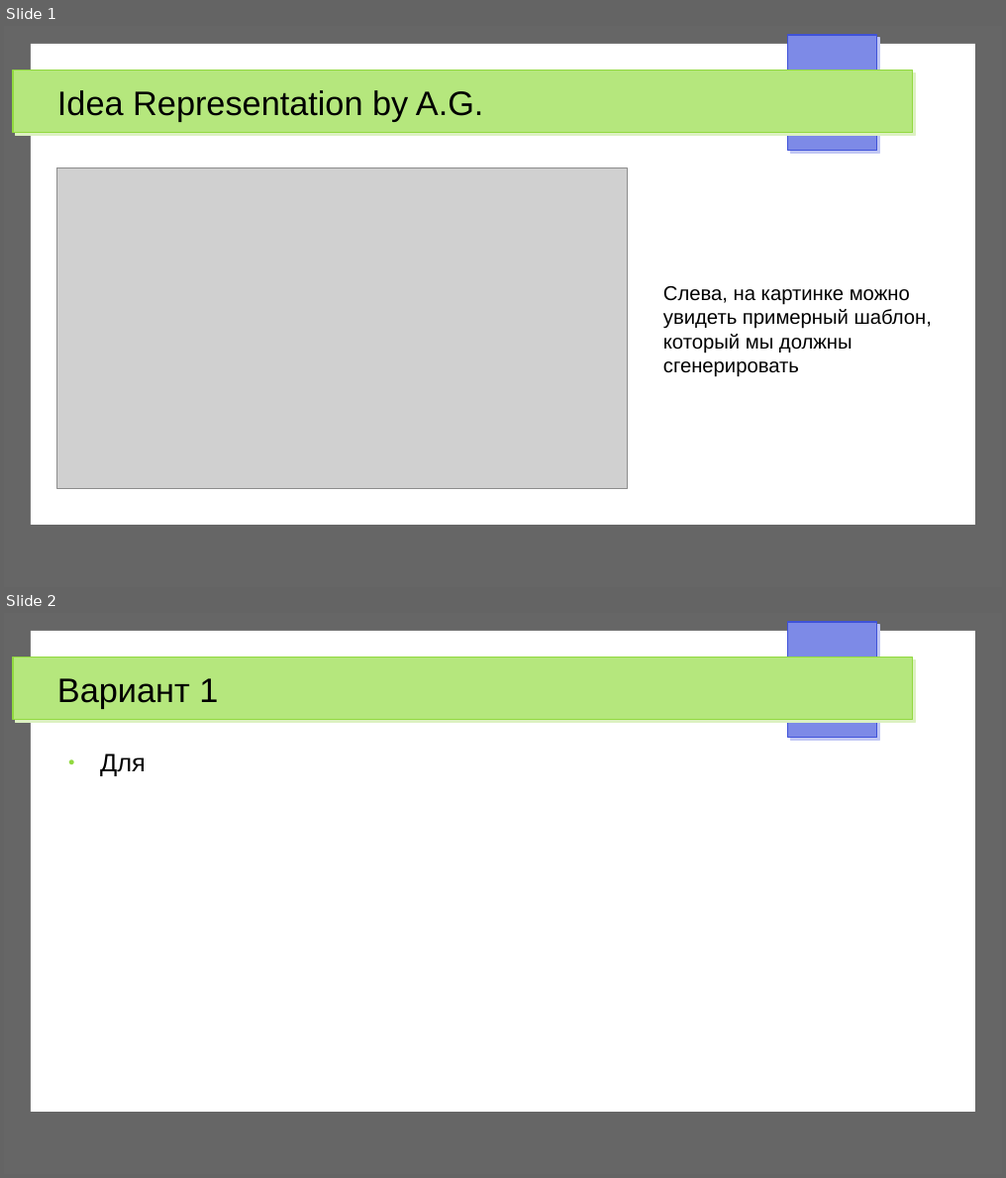
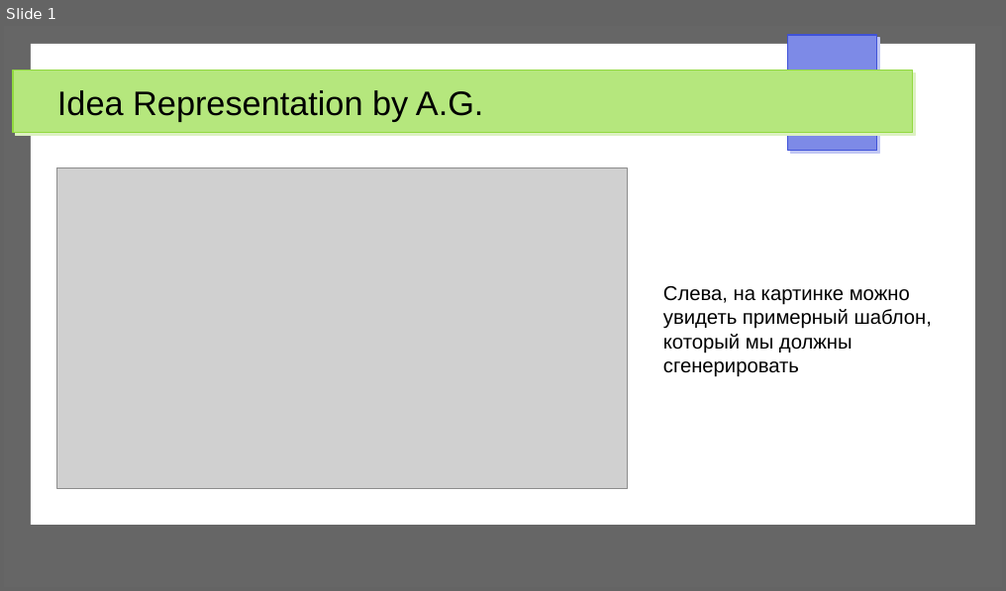
Before and after one commit to Prycom/work, a slide deck: idea present.odp. Shown one above the other, each under a label of ours: slides 1 and 2 before the commit, slide 1 after it. The pictures are 1006x1178 and 1006x591 pixels, drawn with LibreOffice and Linux fonts; fonts in the diff are those of the drawing; grey boxes stand for pictures. Boxes give left, top, right and bottom in pixels: in the first picture for what was removed or moved away, otherwise in the second. Text is boxed around its words. In the diff, an @@ line names an element or a change of style, - is before the commit and + after.

```diff
--- a/idea present.odp
+++ b/idea present.odp
@@ slide 2 removed at <box>4,613,1002,1174</box>, background #FFFFFF; not listed: 4 template elements that a slide beside it also shows @@
@@ title removed at <box>57,678,218,708</box> @@
-Вариант 1
@@ text removed at <box>100,754,146,776</box> @@
-● Для
```
Also in this commit, not shown: 4 slides added, 1 other file.
